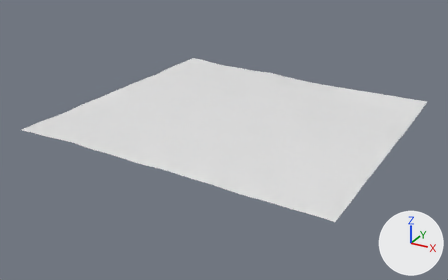
Renders of the OBJ model assets/maps/chunks/terrain_lod0_4_-3.obj from each side of a commit.
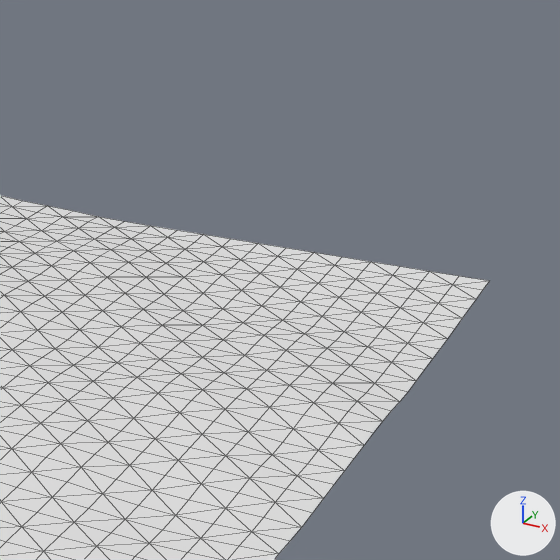
Each version is shown whole from a camera (50 mm lens) standing at (688.3, 99.2, 89.2) and looking at (571.1, 312.3, -17.3), then close up on the part from 64% to 100% of the width and 7% to 65% of the height. Arrows for +X, +Y and +Z are at lower right; the lights stay in place. The last two pictures show the newer version. The close-ups show mesh edges as thin lines. Where no turn or scale is listed for an object, it has been applied to the vertices.

Script lines for the objects in view, before the commit:
```python
me_terrain_lod0_4__3 = bpy.data.meshes.new('terrain_lod0_4_-3')
me_terrain_lod0_4__3.from_pydata(...)  # 1089 vertices, 2048 faces; spans x 512.0..640.0, y 256.0..384.0, z -10.8..-3.6
ob_terrain_lod0_4__3 = bpy.data.objects.new('terrain_lod0_4_-3', me_terrain_lod0_4__3)
ob_terrain_lod0_4__3.location = (0.0, 0.0, 0.0)
```
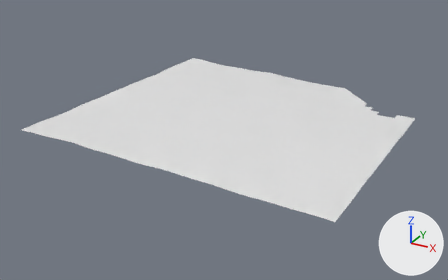
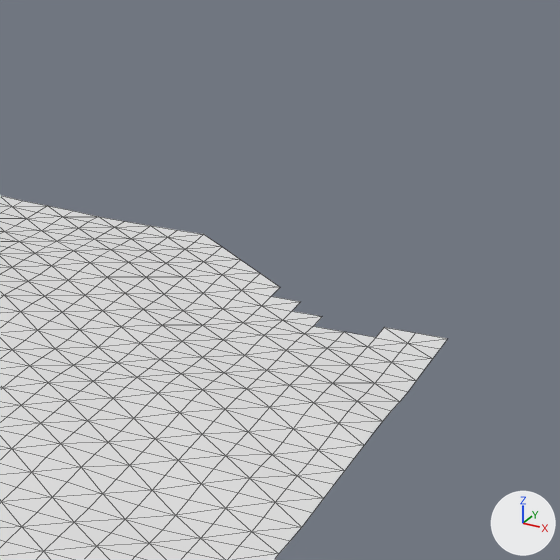
What differs and where, as boxes [x1, y1, x2, y2] in the close-ups (560 x 560 px):
```json
{"object": "terrain_lod0_4_-3", "change": "reshaped", "before": [0, 195, 489, 560], "after": [0, 195, 447, 560]}
{"part": 1, "of": "me_terrain_lod0_4__3", "change": "deleted", "before": [204, 234, 489, 339]}
```

Edits to the scene script, one JSON object a line:
```json
{"block": "me_terrain_lod0_4__3", "where": "# used by ob_terrain_lod0_4__3; location = (0.0, 0.0, 0.0)"}
{"op": "remove", "block": "me_terrain_lod0_4__3", "code": "me_terrain_lod0_4__3.from_pydata(...)  # 1089 vertices, 2048 faces; spans x 512.0..640.0, y 256.0..384.0, z -10.8..-3.6"}
{"op": "add", "block": "me_terrain_lod0_4__3", "code": "me_terrain_lod0_4__3.from_pydata(...)  # 1043 vertices, 1958 faces; spans x 512.0..640.0, y 256.0..384.0, z -10.8..-3.6"}
{"block": "me_terrain_lod0_4__3", "change": "me_terrain_lod0_4__3 part 1"}
{"block": "me_terrain_lod0_4__3", "change": "46 vertices are removed from x 604.0..640.0, y 360.0..384.0, z -10.8"}
{"block": "me_terrain_lod0_4__3", "change": "90 faces are deleted"}
```
